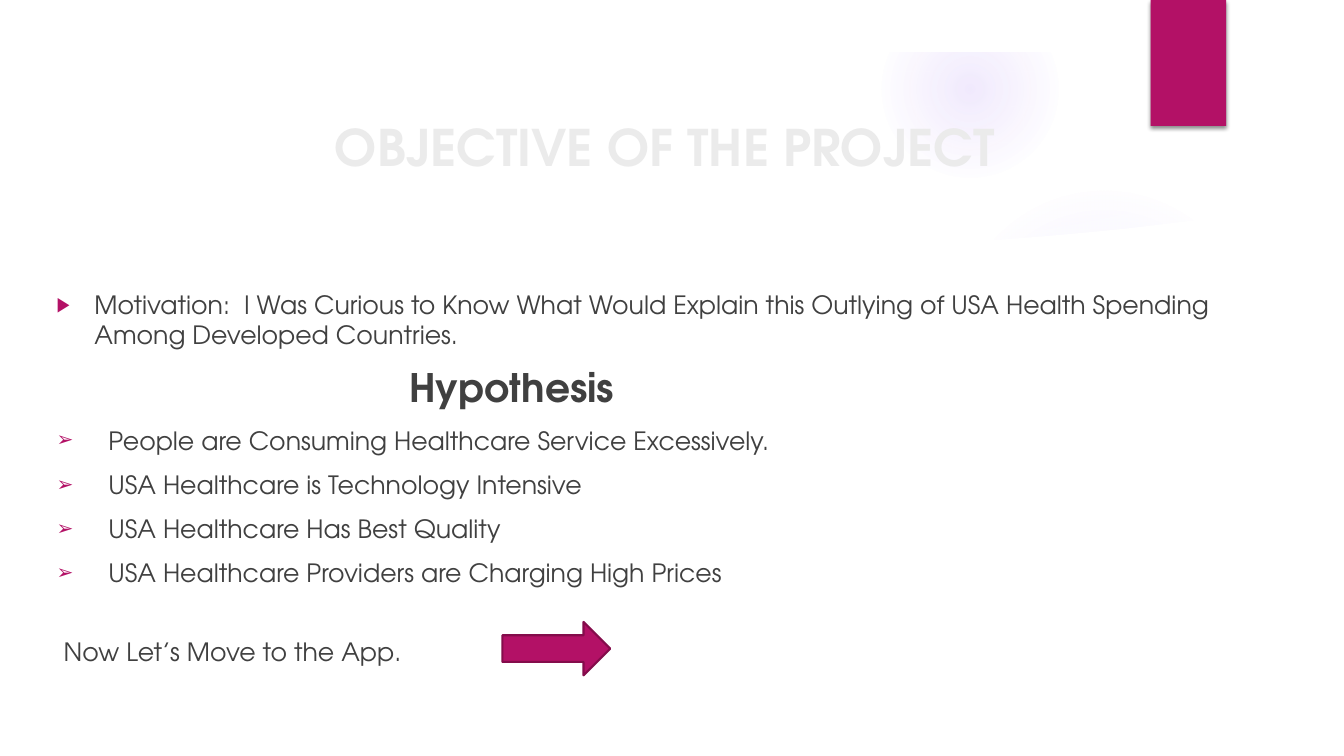
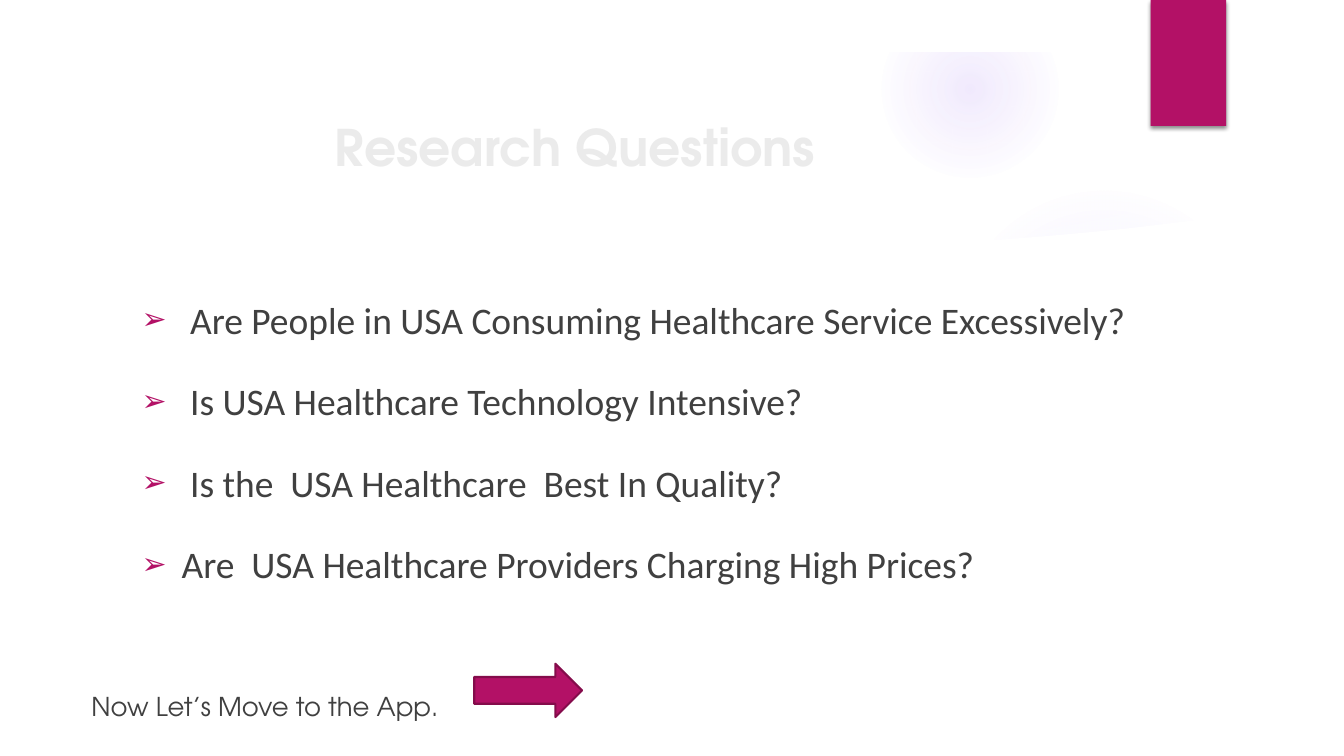
Before and after one commit to asidamo/Health-Spending-and-Outcomes, a slide deck: slide 5 of Mid Stone Presentation.pptx (slide 4 before the commit). Drawn at 1344x756 pixels with LibreOffice and Linux fonts; fonts in the diff are those of the drawing; background and template pictures are left out. Boxes give left, top, right and bottom in pixels: in the first picture for what was removed or moved away, otherwise in the second. Text is boxed around its words. In the diff, an @@ line names an element or a change of style, - is before the commit and + after.

```diff
--- a/Mid Stone Presentation.pptx
+++ b/Mid Stone Presentation.pptx
@@ title at (x1=127, y1=107, x2=1093, y2=185): text changed @@
-OBJECTIVE OF THE PROJECT
+Research Questions
@@ text "Are People in USA Consuming ..." moved from (x1=64, y1=295, x2=1209, y2=666) to (x1=91, y1=308, x2=1125, y2=721) @@
@@ text at (x1=182, y1=308, x2=1125, y2=585): text changed; size 18 to 26.8 pt; font TeX Gyre Adventor to Calibri @@
-▶ Motivation: I Was Curious to Know What Would Explain this Outlying of USA Health Spending Among Developed Countries.
-              Hypothesis
-➢ People are Consuming Healthcare Service Excessively.
-➢ USA Healthcare is Technology Intensive
-➢ USA Healthcare Has Best Quality
-➢ USA Healthcare Providers are Charging High Prices
+  ➢ Are People in USA Consuming Healthcare Service Excessively?
+  ➢ Is USA Healthcare Technology Intensive?
+  ➢ Is the USA Healthcare Best In Quality?
+  ➢ Are USA Healthcare Providers Charging High Prices?
@@ right arrow moved from (x1=502, y1=622, x2=610, y2=676) to (x1=475, y1=663, x2=583, y2=717) @@
@@ text at (x1=91, y1=697, x2=439, y2=721): size 18 to 18.5 pt in "Now Let’s Move to the App." @@
```
Also in this commit, not shown: 3 other slides changed, 1 slide added, 19 other files.
